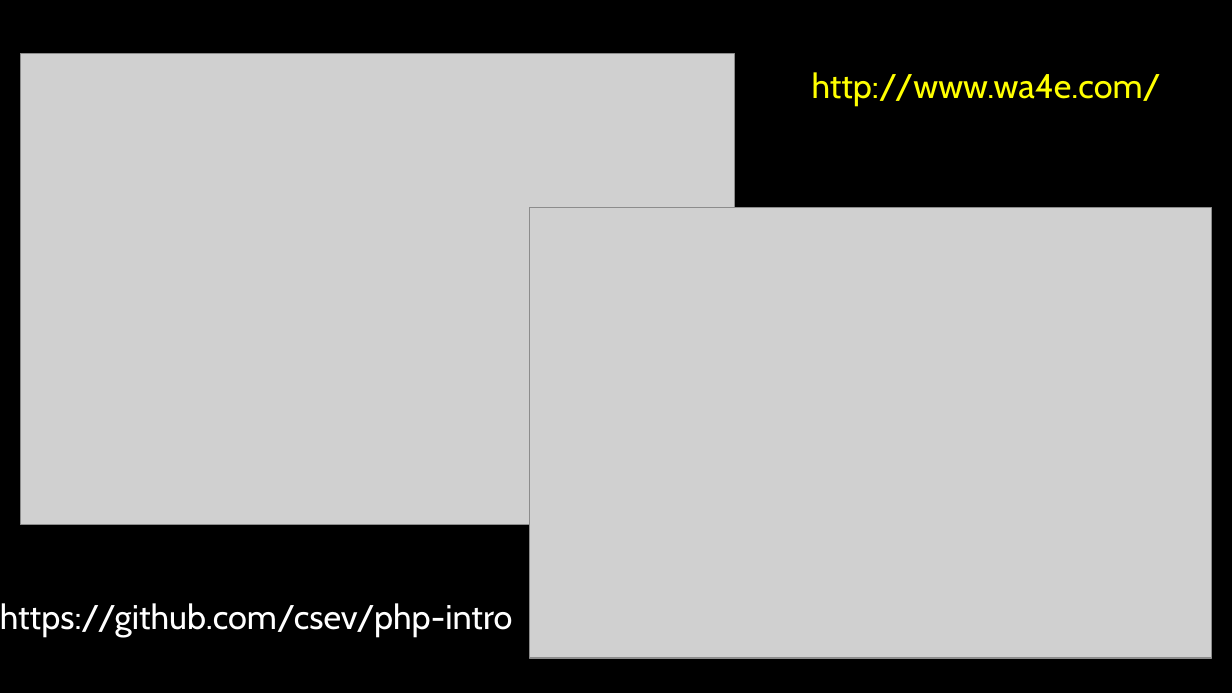
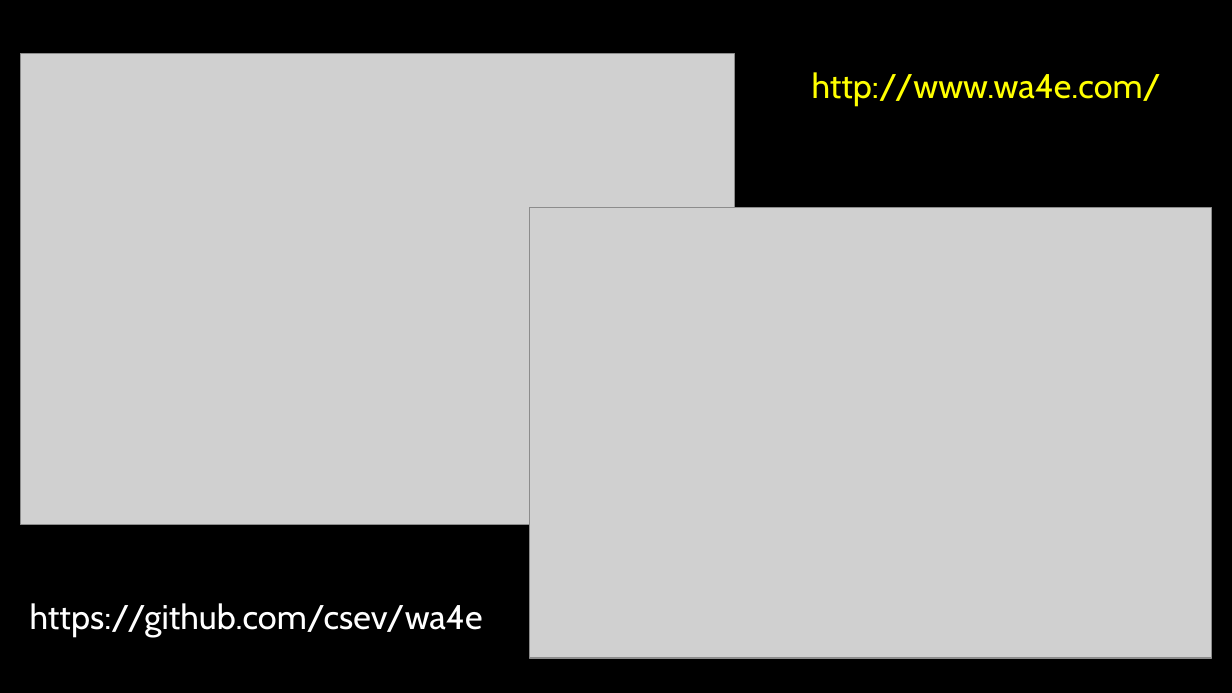
Before and after one commit to csev/wa4e, a slide deck: slide 25 of lectures/PHP-04-Functions.ppt. Drawn at 1232x693 pixels with LibreOffice and Linux fonts; fonts in the diff are those of the drawing; grey boxes stand for pictures. Boxes give left, top, right and bottom in pixels: in the first picture for what was removed or moved away, otherwise in the second. Text is boxed around its words. In the diff, an @@ line names an element or a change of style, - is before the commit and + after.

Commit message:
Catch stray php-intro and fix inherit

```diff
--- a/lectures/PHP-04-Functions.ppt
+++ b/lectures/PHP-04-Functions.ppt
@@ text at [30,603,483,637]: text changed @@
-https://github.com/csev/php-intro
+https://github.com/csev/wa4e
```
Also in this commit, not shown: 10 other files.
